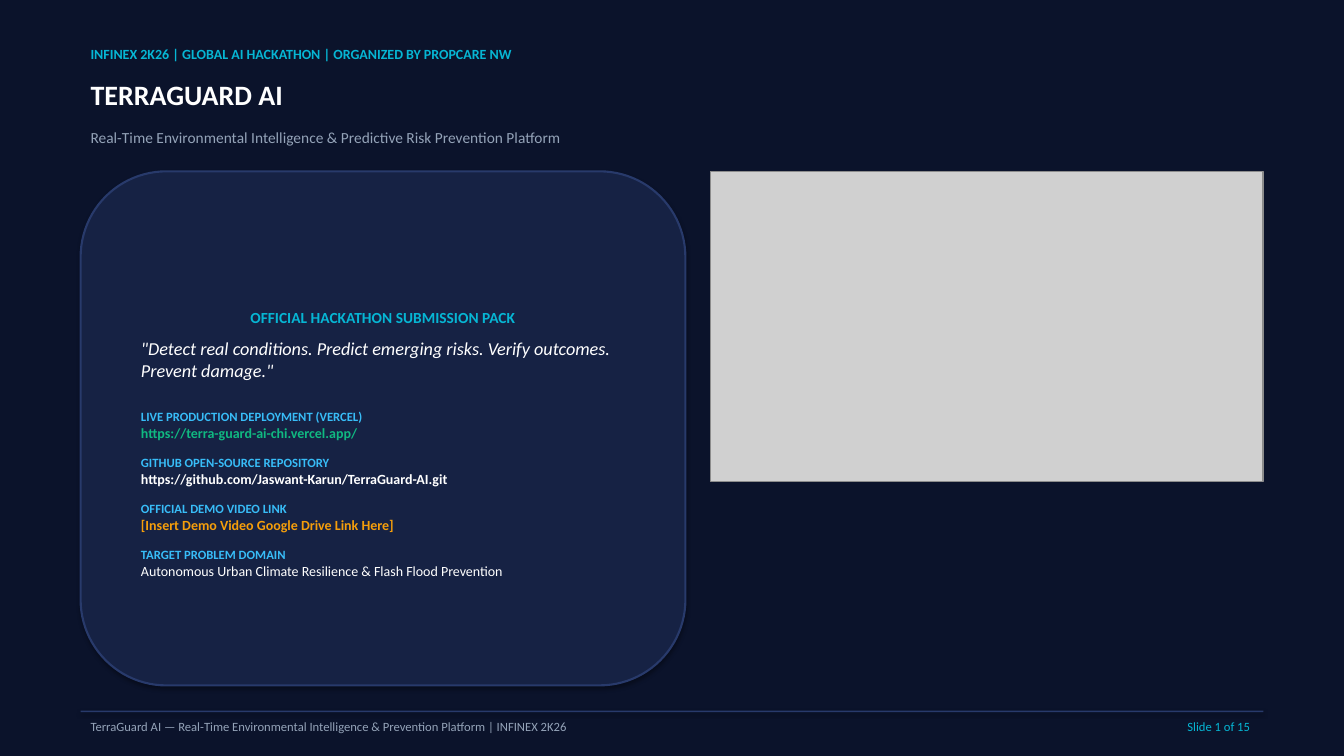
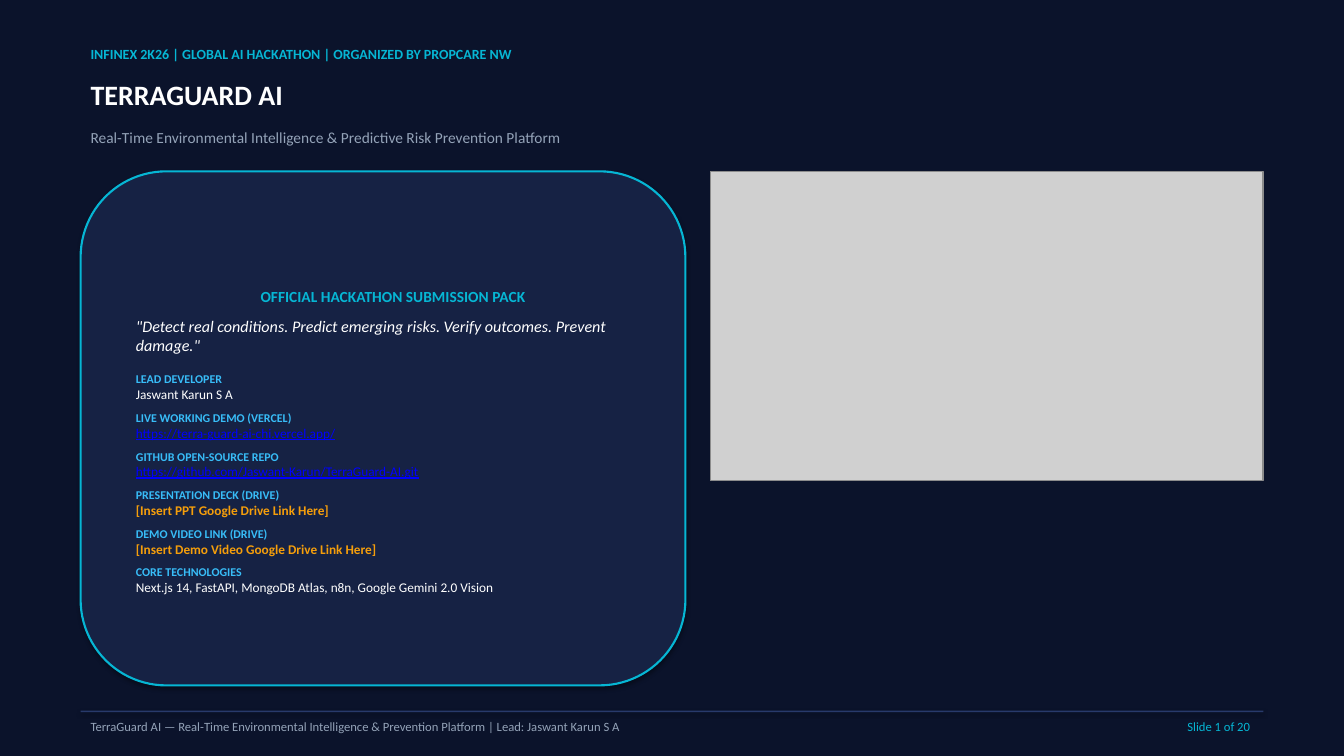
Before and after one commit to Jaswant-Karun/TerraGuard-AI, a slide deck: slide 1 of INFINEX_2K26_TerraGuard_AI_Presentation.pptx. Drawn at 1344x756 pixels with LibreOffice and Linux fonts; fonts in the diff are those of the drawing; grey boxes stand for pictures. Boxes give left, top, right and bottom in pixels: in the first picture for what was removed or moved away, otherwise in the second. Text is boxed around its words. In the diff, an @@ line names an element or a change of style, - is before the commit and + after.

Commit message:
docs: expand hackathon submission to 20-slide PPTX and comprehensive 12-page PDF dossier with clickable links and image deep dives

```diff
--- a/INFINEX_2K26_TerraGuard_AI_Presentation.pptx
+++ b/INFINEX_2K26_TerraGuard_AI_Presentation.pptx
@@ rounded rectangle "OFFICIAL HACKATHON SUBMISSION PACK" at (81,171,686,686): outline #283A6B 1.5 pt to #06B6D4 1.5 pt @@
@@ text in rounded rectangle at (136,292,606,557): size 13 to 11.5 pt in ""Detect real conditions. Predict emerging risks. Verify ..."; size 10 to 9.5 pt in "https://terra-guard-ai-chi.vercel.app/", "https://github.com/Jaswant-Karun/TerraGuard-AI.git", "[Insert Demo Video Google Drive Link Here]"; text colour #10B981 to #0000FF in "https://terra-guard-ai-chi.vercel.app/"; bold off, underline on in "https://terra-guard-ai-chi.vercel.app/", "https://github.com/Jaswant-Karun/TerraGuard-AI.git"; text colour #FFFFFF to #0000FF in "https://github.com/Jaswant-Karun/TerraGuard-AI.git"; more space between paragraphs; less space between paragraphs @@
@@ text in rounded rectangle at (136,375,291,424): text changed; size 9 to 8.5 pt @@
-LIVE PRODUCTION DEPLOYMENT (VERCEL)
+LEAD DEVELOPER
+Jaswant Karun S A
+LIVE WORKING DEMO (VERCEL)
@@ text in rounded rectangle at (136,453,279,461): text changed; size 9 to 8.5 pt @@
-GITHUB OPEN-SOURCE REPOSITORY
+GITHUB OPEN-SOURCE REPO
@@ text in rounded rectangle at (136,490,329,540): text changed; size 9 to 8.5 pt @@
-OFFICIAL DEMO VIDEO LINK
+PRESENTATION DECK (DRIVE)
+[Insert PPT Google Drive Link Here]
+DEMO VIDEO LINK (DRIVE)
@@ text in rounded rectangle at (136,568,493,595): text changed; size 10 to 9.5 pt @@
-TARGET PROBLEM DOMAIN
-Autonomous Urban Climate Resilience & Flash Flood Prevention
+CORE TECHNOLOGIES
+Next.js 14, FastAPI, MongoDB Atlas, n8n, Google Gemini 2.0 Vision
@@ text at (91,722,619,733): text changed @@
-TerraGuard AI — Real-Time Environmental Intelligence & Prevention Platform | INFINEX 2K26
+TerraGuard AI — Real-Time Environmental Intelligence & Prevention Platform | Lead: Jaswant Karun S A
@@ text at (1187,722,1250,731): text changed @@
-Slide 1 of 15
+Slide 1 of 20
```
Also in this commit, not shown: 7 other slides changed, 12 slides added, 7 slides removed, 2 other files.
